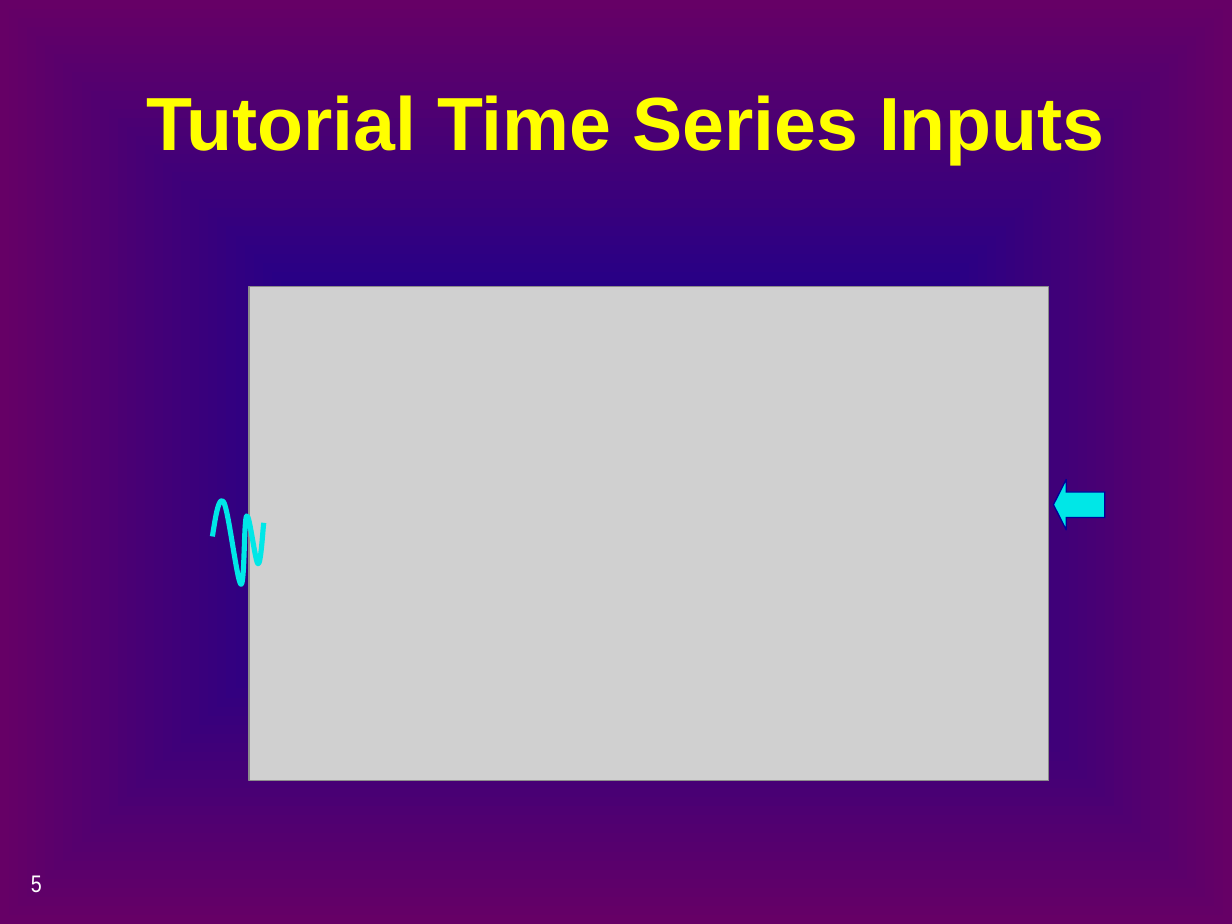
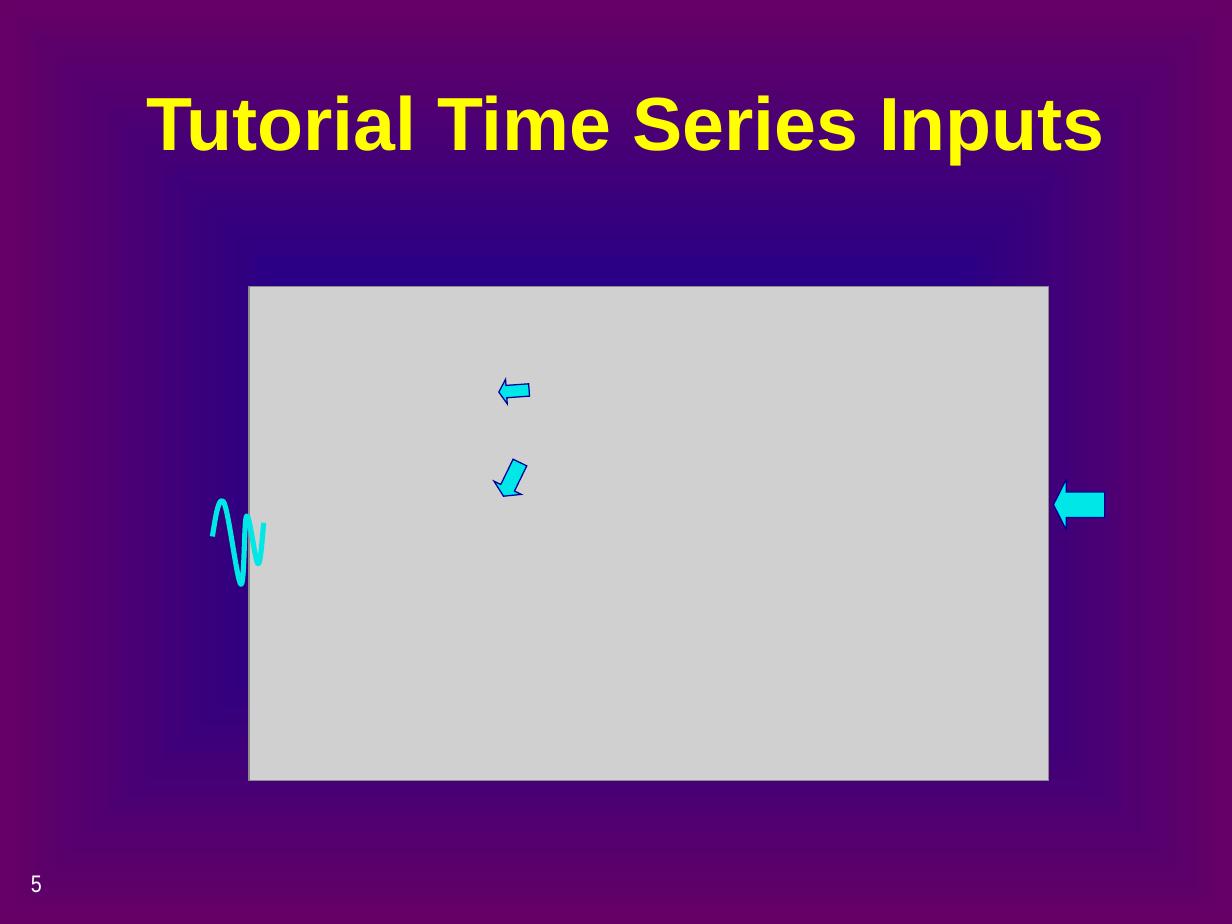
Before and after one commit to CADWRDeltaModeling/dsm2, a slide deck: slide 5 of dsm2/presentations/p4_simulation_data.pptx. Drawn at 1232x924 pixels with LibreOffice and Linux fonts; fonts in the diff are those of the drawing; grey boxes stand for pictures. Boxes give left, top, right and bottom in pixels: in the first picture for what was removed or moved away, otherwise in the second. Text is boxed around its words. In the diff, an @@ line names an element or a change of style, - is before the commit and + after.

```diff
--- a/dsm2/presentations/p4_simulation_data.pptx
+++ b/dsm2/presentations/p4_simulation_data.pptx
@@ right arrow added at <box>498,377,531,404</box>, fill #00E7E7, outline #000099 0.75 pt @@
@@ right arrow added at <box>489,457,533,503</box>, fill #00E7E7, outline #000099 0.75 pt @@
```
Also in this commit, not shown: 3 other slides changed, 2 slides removed.
